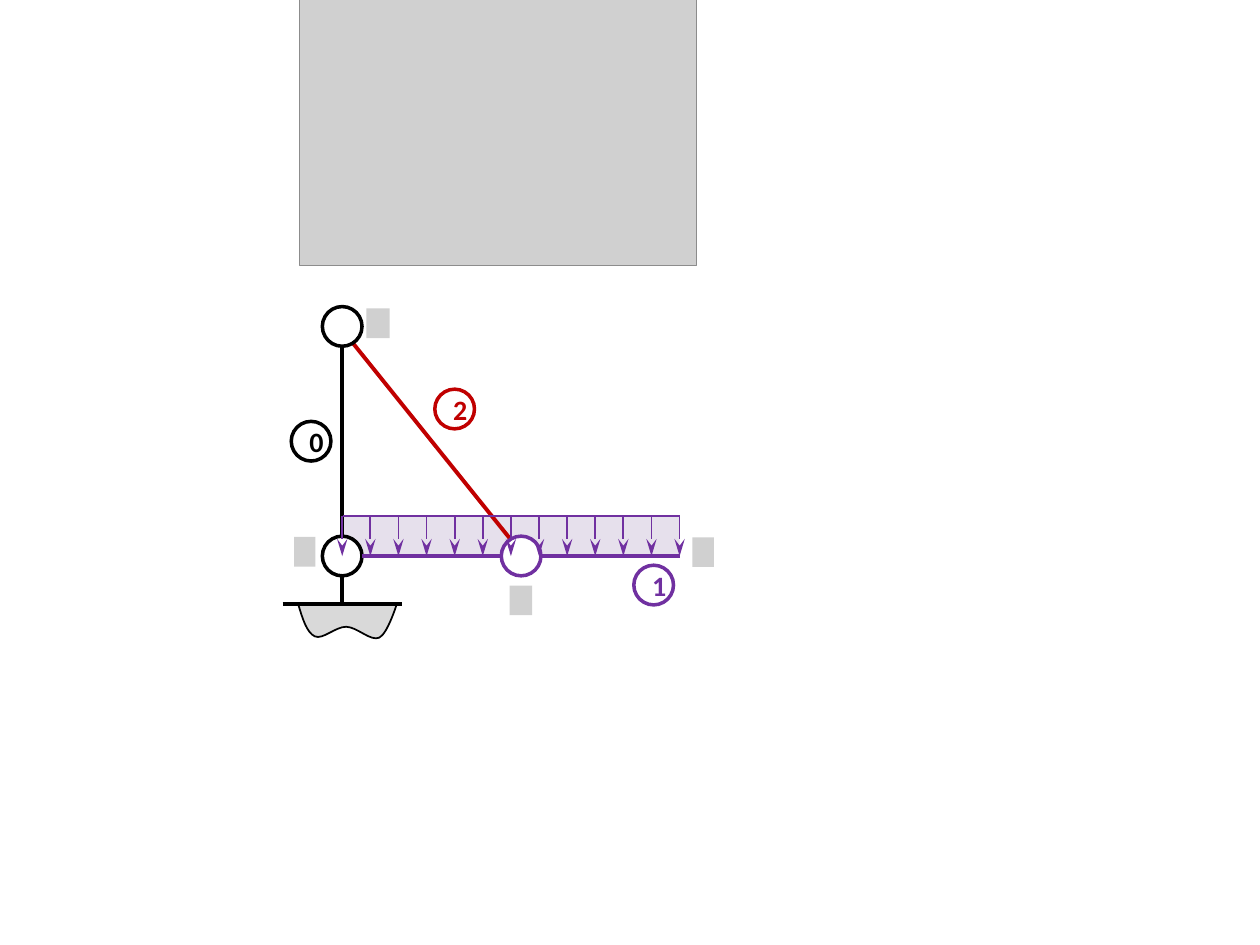
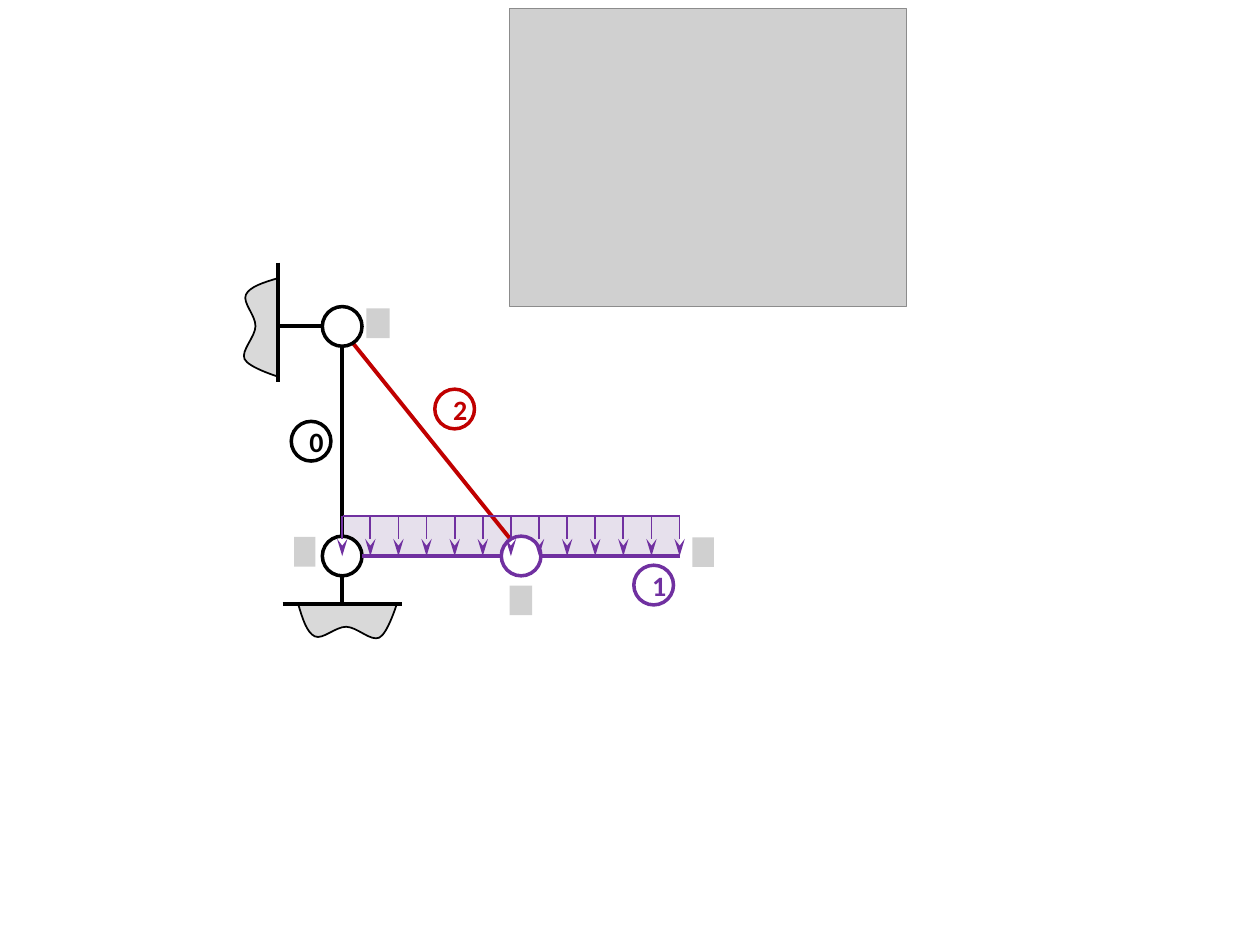
Before and after one commit to xpessoles/CollesPT, a slide deck: slide 1 of Colle_02_RdM_Cohesion/Colle_02_Passerelle_Traction/images/Figures.pptx. Drawn at 1260x945 pixels with LibreOffice and Linux fonts; fonts in the diff are those of the drawing; grey boxes stand for pictures. Boxes give left, top, right and bottom in pixels: in the first picture for what was removed or moved away, otherwise in the second. Text is boxed around its words. In the diff, an @@ line names an element or a change of style, - is before the commit and + after.

```diff
--- a/Colle_02_RdM_Cohesion/Colle_02_Passerelle_Traction/images/Figures.pptx
+++ b/Colle_02_RdM_Cohesion/Colle_02_Passerelle_Traction/images/Figures.pptx
@@ picture: place and size @@
-picture at bbox=[300, 0, 697, 265]
+picture at bbox=[510, 9, 907, 306]
@@ line added from (278, 262) to (278, 382), #000000 2.25 pt @@
@@ freeform shape added at bbox=[243, 278, 278, 377], fill #D9D9D9, outline #000000 1 pt @@
@@ line added from (323, 326) to (278, 326), #000000 2.25 pt @@
```
Also in this commit, not shown: 6 other files.
